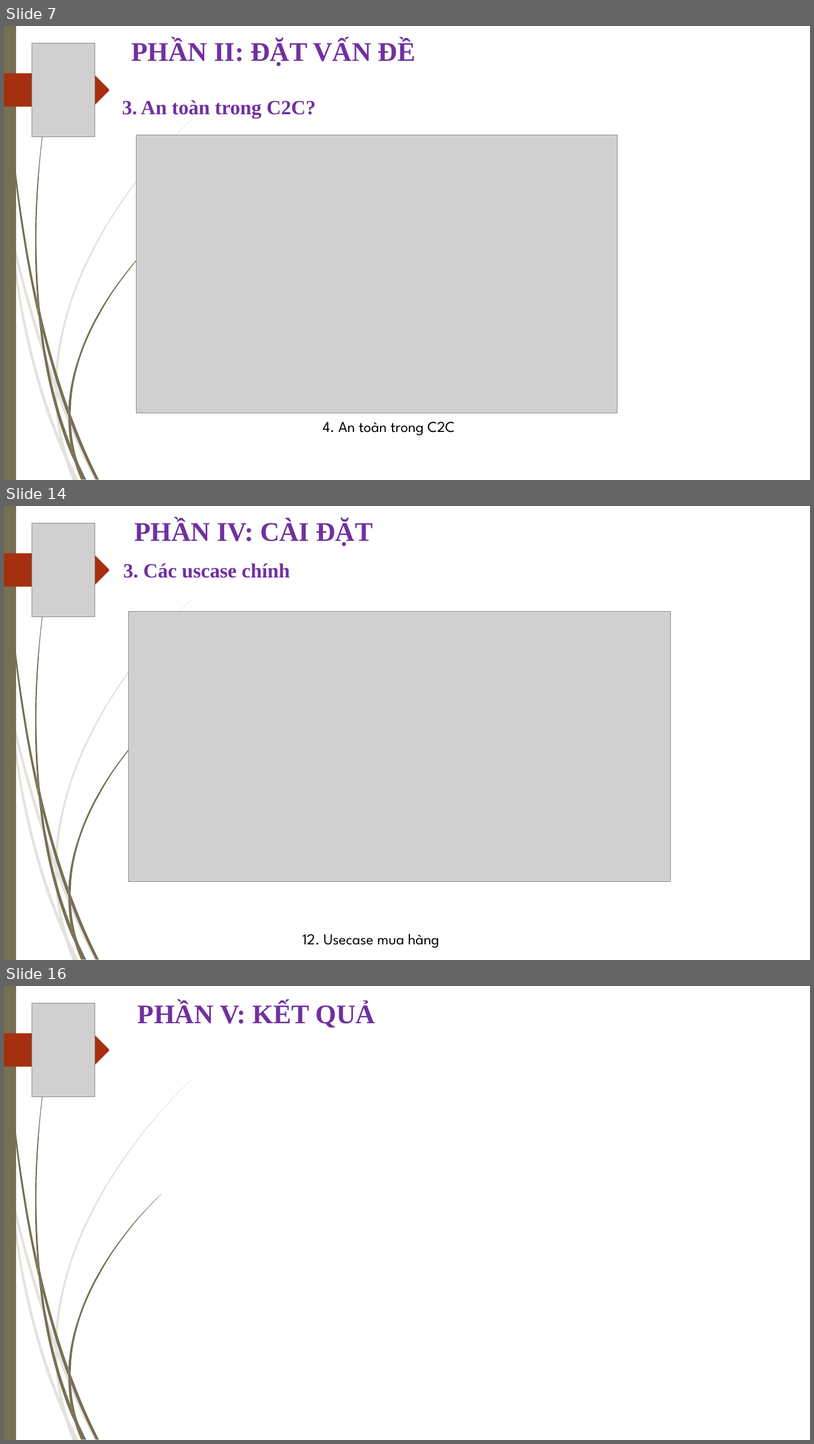
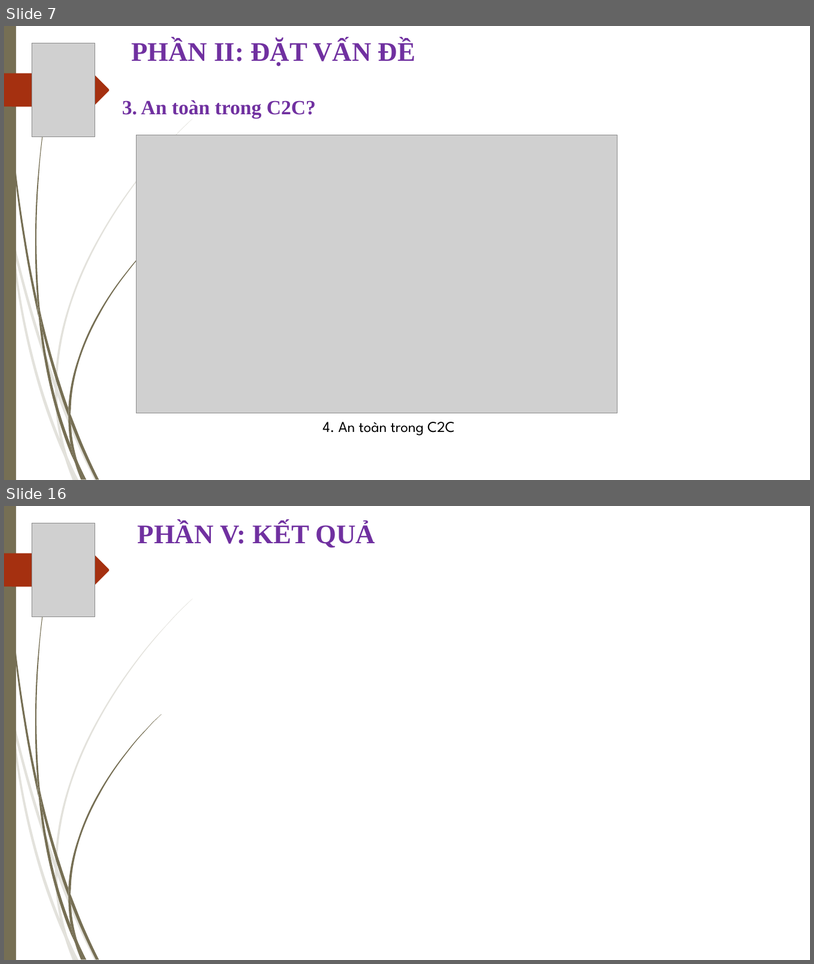
Before and after one commit to thanhgonzalo/datn, a slide deck: Slide.ppt. Shown one above the other, each under a label of ours: slides 7, 14 and 16 before the commit, slides 7 and 16 after it; the slides between them are not shown. The pictures are 814x1444 and 814x964 pixels, drawn with LibreOffice and Linux fonts; fonts in the diff are those of the drawing; grey boxes stand for pictures; background and template pictures are left out. Boxes give left, top, right and bottom in pixels: in the first picture for what was removed or moved away, otherwise in the second. Text is boxed around its words. In the diff, an @@ line names an element or a change of style, - is before the commit and + after.

```diff
--- a/Slide.ppt
+++ b/Slide.ppt
@@ slide 14 removed at <box>4,506,810,960</box>, background picture (left out); not listed: 24 template elements that a slide beside it also shows @@
@@ picture removed at <box>32,523,95,616</box> @@
@@ text removed at <box>134,520,374,546</box> @@
-PHẦN IV: CÀI ĐẶT
@@ text removed at <box>123,563,290,578</box> @@
-3. Các uscase chính
@@ picture removed at <box>129,611,671,881</box> @@
@@ text removed at <box>303,933,440,948</box> @@
-12. Usecase mua hàng
```
Also in this commit, not shown: 9 slides changed, 1 slide added.
